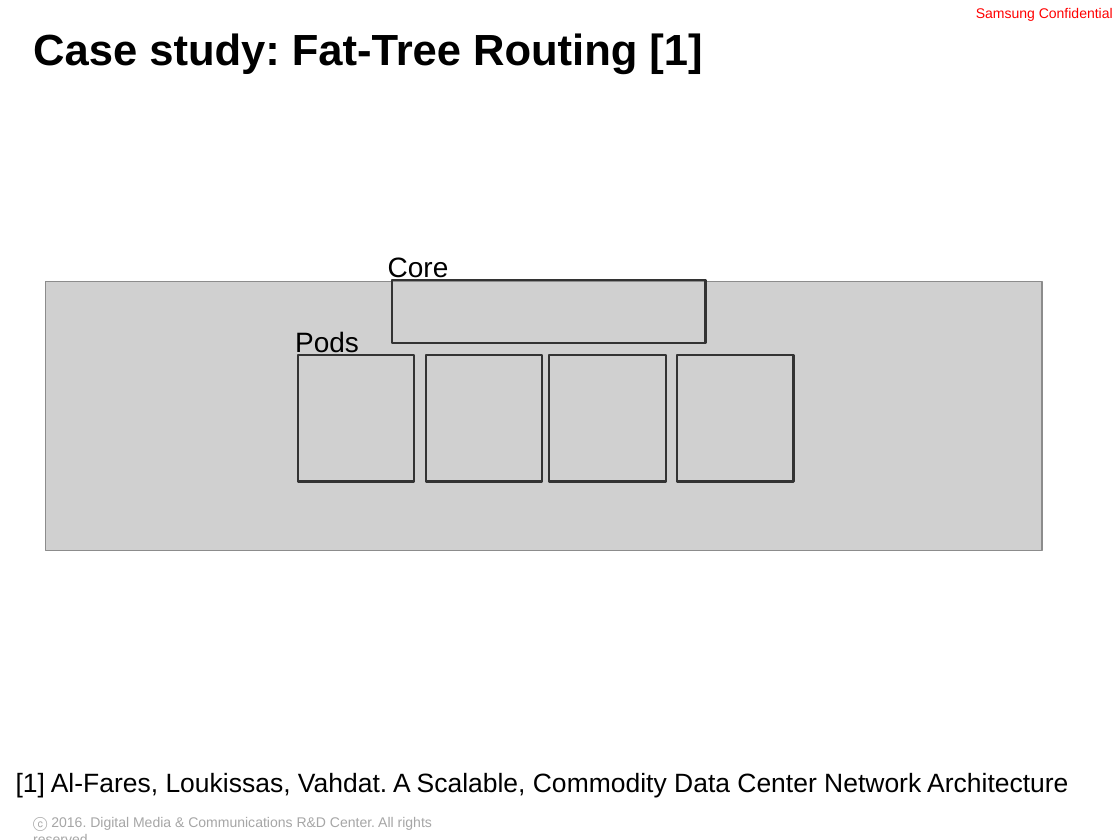
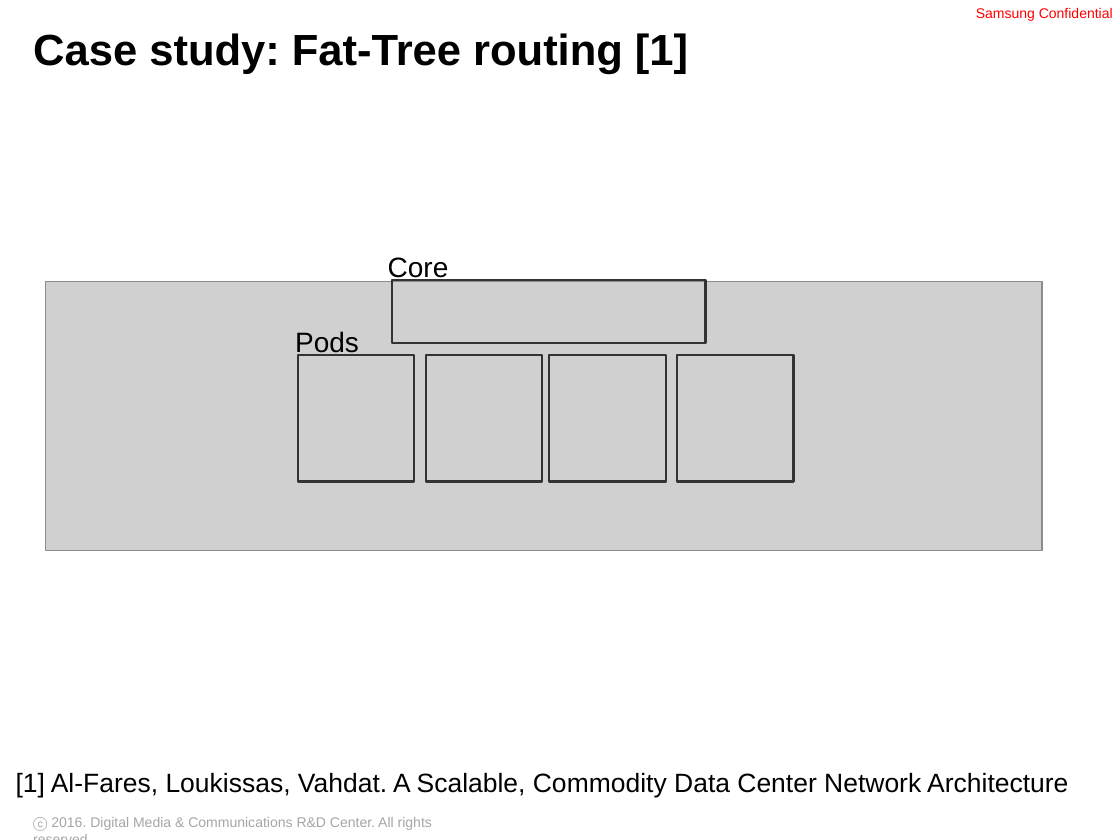
Before and after one commit to ryzhyk/cocoon, a slide deck: slide 15 of doc/distsys_talk_03_09_16.odp. Drawn at 1120x840 pixels with LibreOffice and Linux fonts; fonts in the diff are those of the drawing; grey boxes stand for pictures; background and template pictures are left out. Boxes give left, top, right and bottom in pixels: in the first picture for what was removed or moved away, otherwise in the second. Text is boxed around its words. In the diff, an @@ line names an element or a change of style, - is before the commit and + after.

```diff
--- a/doc/distsys_talk_03_09_16.odp
+++ b/doc/distsys_talk_03_09_16.odp
@@ title at box(33, 33, 688, 74): text changed @@
-Case study: Fat-Tree Routing [1]
+Case study: Fat-Tree routing [1]
```
Also in this commit, not shown: 2 other slides changed, 8 slides added.
